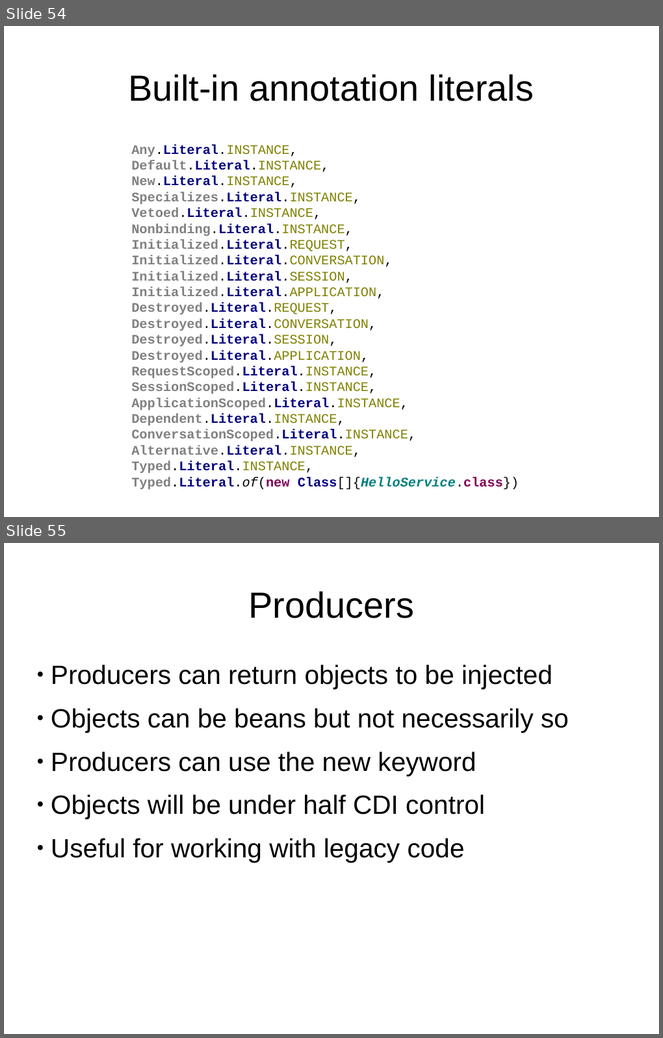
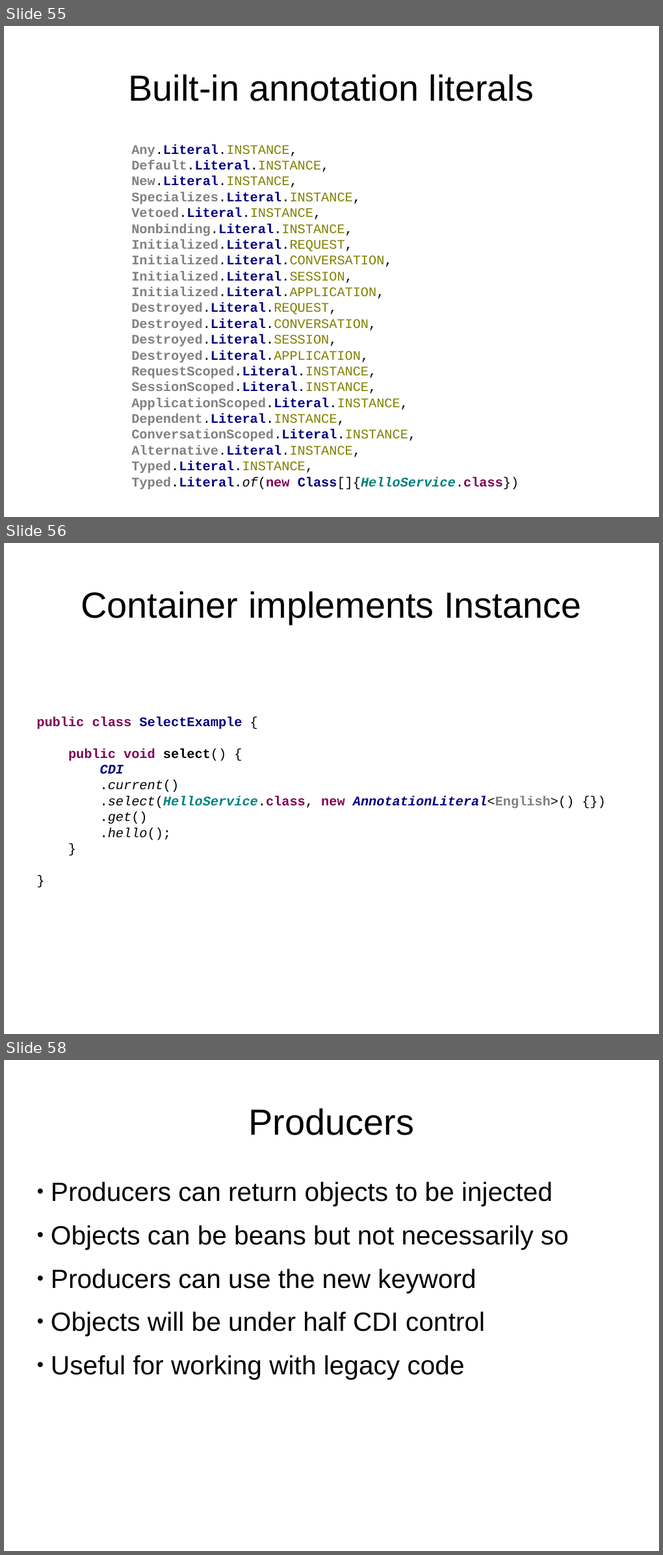
Before and after one commit to FrigoCoder/CDI, a slide deck: CDI.odp. Shown one above the other, each under a label of ours: slides 54 and 55 before the commit, slides 55, 56 and 58 after it; the slides between them are not shown. The pictures are 663x1038 and 663x1555 pixels, drawn with LibreOffice and Linux fonts; fonts in the diff are those of the drawing. Boxes give left, top, right and bottom in pixels: in the first picture for what was removed or moved away, otherwise in the second. Text is boxed around its words. In the diff, an @@ line names an element or a change of style, - is before the commit and + after.

```diff
--- a/CDI.odp
+++ b/CDI.odp
@@ slide 56 added at box(4, 543, 659, 1034), background #FFFFFF @@
@@ title added at box(81, 591, 581, 624), 44 pt, text #000000 @@
+Container implements Instance
@@ text added at box(36, 717, 575, 841), 16 pt, text #000000, bold @@
+public class SelectExample {
+public void select() {
+CDI
+.current()
+.select(HelloService.class, new AnnotationLiteral<English>() {})
+.get()
+.hello();
+}
+}
@@ what was slide 54 is now slide 55 @@
@@ what was slide 55 is now slide 58 @@
```
Also in this commit, not shown: 2 slides changed, 2 other slides added.
